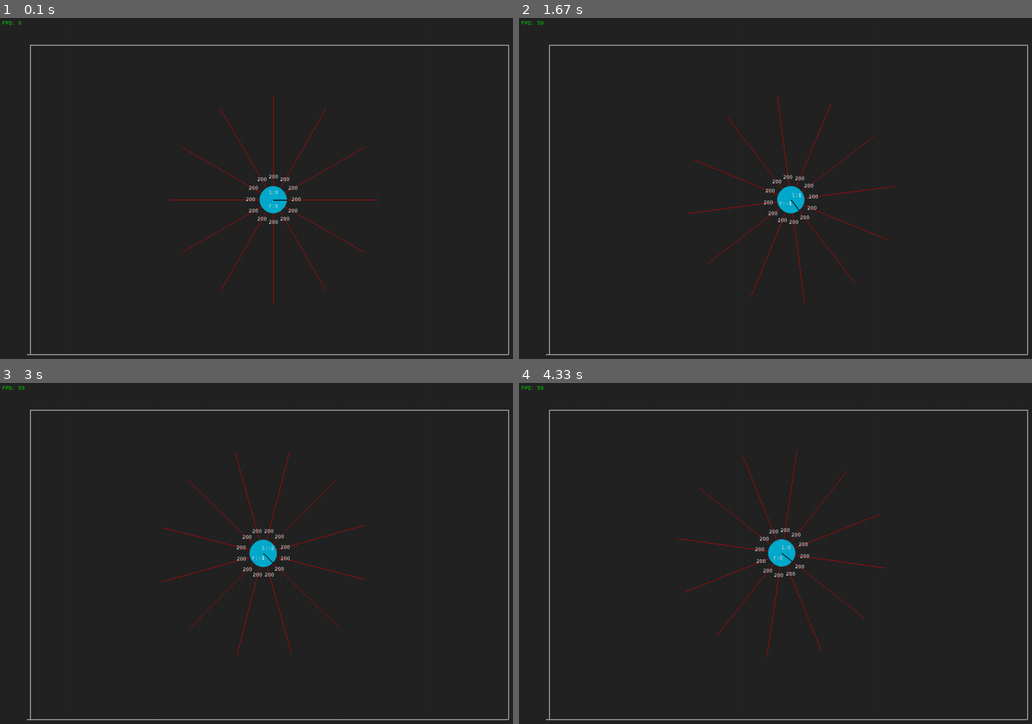
Above: before the commit, frames 1-4 (two rows, left to right).
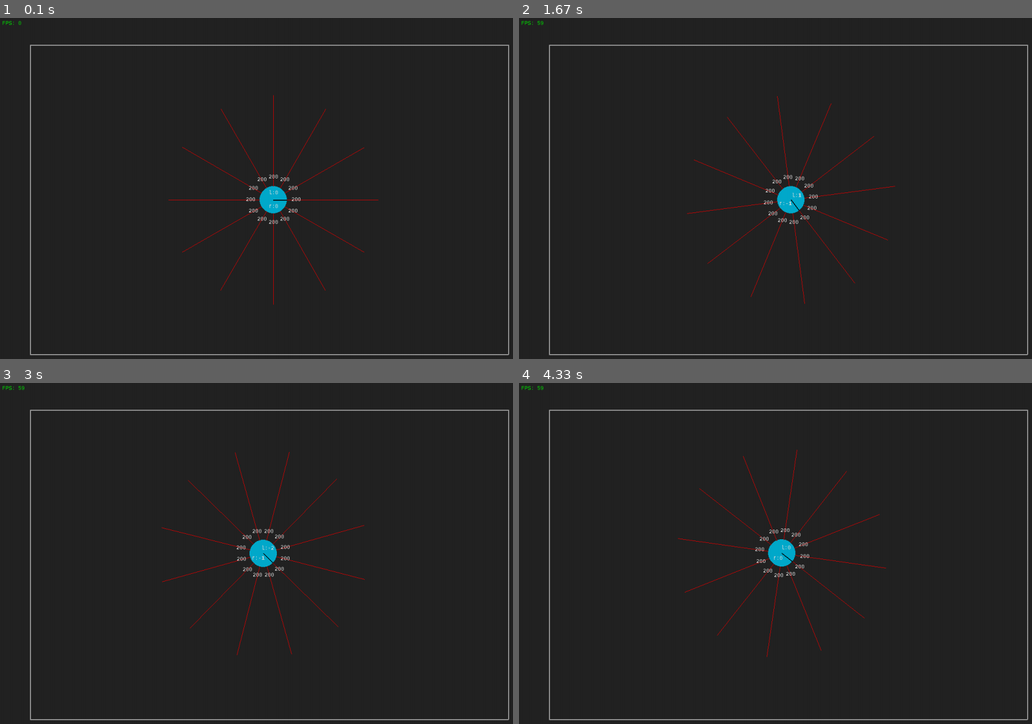
Above: after the commit, the same moments.

Repository: Pascalos99/Autonomous-Robotic-Systems-Assignment
Game: pygame game, started from Assignment 2 - Mobile Robot Simulation/movement.py
Same seed, same stepped clock (60 frames per second), same inputs: the game is played once before the commit and once after it.
Inputs:
- Up to frame 1 (0.1 s): no input
- Up to frame 2 (1.67 s): hold D 0.33-0.8 s; hold W 0.83-1.13 s; hold D 1.17-1.63 s
- Up to frame 3 (3 s): hold A 1.67-2.2 s; tap E at 1.82 s; hold S 2.23-2.53 s; hold A 2.57-2.97 s
- Up to frame 4 (4.33 s): hold W 3-3.37 s; tap X at 3.07, 3.47, 3.77, 4.13 s; hold D 3.4-4.03 s; tap E at 3.55 s; hold S from 4.07 s (still down)

The runs differ from the first frame. In frame 1, 0.1% of the frame differs, in the area x 5-64%, y 26-99%; in frame 2, less than 0.1%; in frame 3, less than 0.1%; in frame 4, less than 0.1%.

Commit message:
First sensorline now drawn at the front
Fist sensorline will now be drawn at the front of the bot not the top

Diff:
--- /dev/null
+++ b/Assignment 2 - Mobile Robot Simulation/config.ini
@@ -0,0 +1,4 @@
+[BOT]
+radius = 30
+num_sensors = 12
+vision_range = 200
--- a/Assignment 2 - Mobile Robot Simulation/movement.py
+++ b/Assignment 2 - Mobile Robot Simulation/movement.py
@@ -4,6 +4,7 @@
 
 import numpy as np
 import pygame
+import configparser
 
 pygame.init()
 pygame.font.init()
@@ -239,7 +240,6 @@
 
     def run(self):
         self.is_running = True
-        self.draw()
         while self.is_running:
             for event in pygame.event.get():
                 if event.type == pygame.QUIT:
@@ -252,7 +252,6 @@
                         pass
 
             self.player.step()
-            self.player.calculate_sensor()
             self.draw()
             self.clock.tick(FPS)
 
@@ -284,12 +283,12 @@
         # Draw all sensor lines
         angle = 2 * np.pi / self.player.num_sensors
         for i in range(self.player.num_sensors):
-            start_x = self.player.pos[0] + self.player.radius * np.sin(i * angle + self.player.direction)
-            start_y = self.player.pos[1] - self.player.radius * np.cos(i * angle + self.player.direction)
-            end_x = self.player.pos[0] + (self.player.vision_range + self.player.radius) * np.sin(
-                i * angle + self.player.direction)
-            end_y = self.player.pos[1] - (self.player.vision_range + self.player.radius) * np.cos(
-                i * angle + self.player.direction)
+            start_x = self.player.pos[0] + self.player.radius * np.cos(i * angle - self.player.direction)
+            start_y = self.player.pos[1] - self.player.radius * np.sin(i * angle - self.player.direction)
+            end_x = self.player.pos[0] + (self.player.vision_range + self.player.radius) * np.cos(
+                i * angle - self.player.direction)
+            end_y = self.player.pos[1] - (self.player.vision_range + self.player.radius) * np.sin(
+                i * angle - self.player.direction)
 
             self.player.sensor_lines[i][0] = np.array([[start_x, start_y], [end_x, end_y]], dtype=np.float64)
 
@@ -300,6 +299,9 @@
                 end_x,
                 end_y,
             ], width=1)
+
+        # Calculate if one or more sensor line(s) intersect with an object, if so calculate the distance
+        self.player.calculate_sensor()
 
         # Show motor numbers
         x_text = FONT.render(f'l:{int(self.player.vel[1] / self.sensitivity)}', False, '#dddddd')
@@ -318,14 +320,15 @@
             distance = self.player.sensor_lines[i][1]
             text = FONT.render(str(int(round(distance, 0))), False, '#dddddd')
             self.win.blit(text, dest=[
-                self.player.pos[0] - text.get_width() // 2 + (self.player.radius + 20) * np.sin(
-                    i * angle + self.player.direction),
-                self.player.pos[1] - text.get_height() // 2 - (self.player.radius + 20) * np.cos(
-                    i * angle + self.player.direction),
+                self.player.pos[0] - text.get_width() // 2 + (self.player.radius + 20) * np.cos(
+                    i * angle - self.player.direction),
+                self.player.pos[1] - text.get_height() // 2 - (self.player.radius + 20) * np.sin(
+                    i * angle - self.player.direction),
             ])
 
     def clear(self):
         self.win.fill('#232323')
+
 
 if __name__ == '__main__':
     sim = Simulation()
--- a/Assignment 2 - Mobile Robot Simulation/rect_map.json
+++ b/Assignment 2 - Mobile Robot Simulation/rect_map.json
@@ -25,7 +25,7 @@
       740
     ],
     "end_pos": [
-      59,
+      66,
       740
     ]
   },
